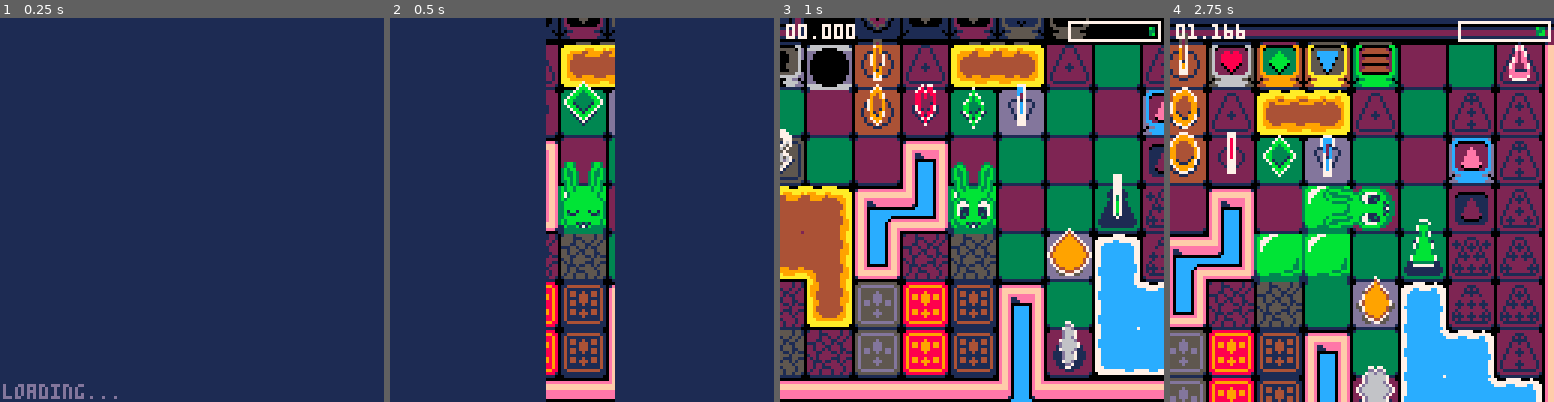
Above: before the commit, frames 1-4 (left to right).
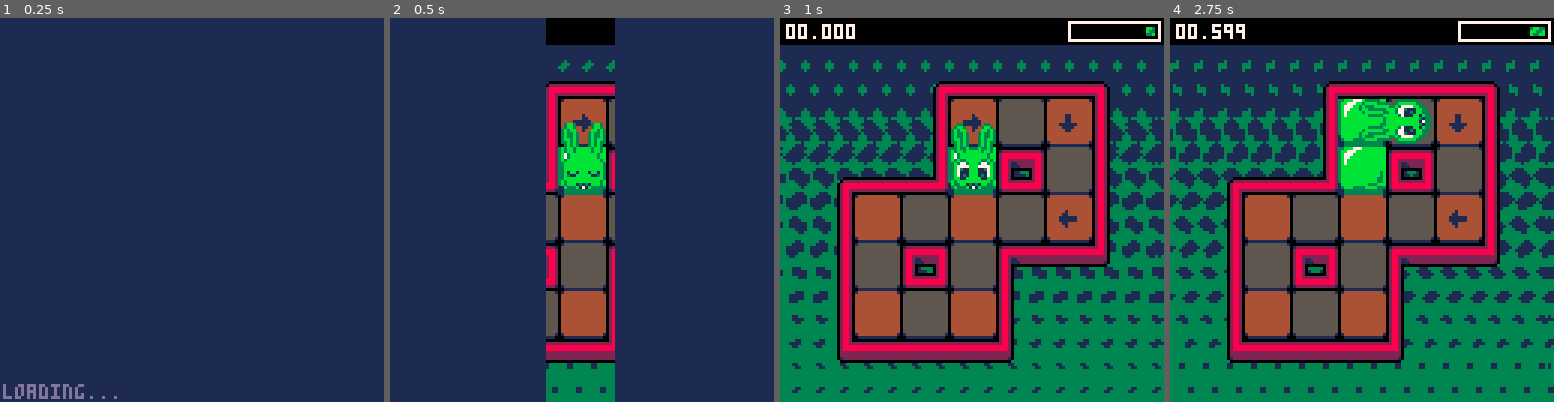
Above: after the commit, the same moments.

Repository: CyanSorcery/blobun_mini
Game: PICO-8 cartridge blobun_mini.p8
Same seed, same stepped clock (60 frames per second), same inputs: the game is played once before the commit and once after it.
Inputs:
- Up to frame 1 (0.25 s): no input
- Up to frame 2 (0.5 s): tap X (X key) at 0.33 s
- Up to frame 3 (1 s): tap O (Z key) at 0.7 s
- Up to frame 4 (2.75 s): tap X (X key) at 1.07, 1.85 s; hold Right 1.6-2.1 s; tap O (Z key) at 1.7, 2.1, 2.5 s; hold Up 2.15-2.42 s; hold Right from 2.47 s (still down)

Frame 1 is identical in both runs. In frame 2, 14% of the frame differs, in the area x 40-59%, y 0-100%; in frame 3, 85%; in frame 4, 92%, in the area x 0-100%, y 0-100%.

Commit message:
background animation

Diff:
--- a/blobun_mini.p8
+++ b/blobun_mini.p8
@@ -61,8 +61,9 @@
  --[[
   g_pal_dark - used for darkening the screen
   g_pal_zappers - color order is cmy, plate/highlight, off/wait/on. use center colors to recolor
+  g_pal_stage_bg - palette used for drawing stage backgrounds
  ]]
- g_pal_dark, g_pal_zappers = str_to_table("0001115525511125",16), str_to_table("155dd6122889142449",6)
+ g_pal_dark, g_pal_zappers, g_pal_stage_bg = str_to_table("0001115525511125",16), str_to_table("155dd6122889142449",6), str_to_table("1c1d437369", 5)
 
  -- parse the level data
  parse_levels()
@@ -76,7 +77,7 @@
  -- send us to the intro
  --unpack_intro()
  --unpack_title()
- unpack_level(2, 1)
+ unpack_level(1, 2)
  --unpack_stage_select()
 
  --cstore(0x0, 0x0, 0x4300, "dummy.p8")
@@ -265,8 +266,9 @@
    g_new_dir - used for input buffering, stores upcoming direction
    g_player_blink - how many frames until the player blinks
    g_slime_trail_anim - animation factor for the player slime trail
+   g_stage_bg_anim - animation factor for stage bg
  ]]
- g_puzz_zapper_turn, g_redraw_zappers, g_level_time, g_level_started, g_new_dir, g_player_blink, g_slime_trail_anim = 0, true, 0, false, -1, 5, 0
+ g_puzz_zapper_turn, g_redraw_zappers, g_level_time, g_level_started, g_new_dir, g_player_blink, g_slime_trail_anim, g_stage_bg_anim = 0, true, 0, false, -1, 5, 0, 0
 
  -- clamp the world index
  _world = mid(1, _world, count(g_levels))
@@ -671,159 +673,158 @@
 
 
 __map__
-707cbbc9b7fdf06d3bd0de6fbb3f68701f6d6f1a326c7e498ee76893a38244be63912cdb2320f624fd40c271afed92f3745c4dc23f6fda6dfb217ae07e9ef689c2fd3ceda2c18ef8ae5cc721b4454f387a4ca4d92284787fd1ef8ff7eef948b6ebfee7d2e87704c1995fe459716cd72f73986156d8464ae57fa6e41069e197e7
-b6fce1d8f95d8a38b3987e4072c4b38459dce4700819d99fb7ed976d9738ba556ce761abd8fe5ce6e8061547b70324f19804fc60871fe60f380edb2fcbe4eab6882b891ff00c95fc22c7b2d921c92f46e69f1da7edda86ebda064f0249987f249363d93299cb9a10cffafdf0c7337ce68febcbed8a3f1c92c31f227918c4a8f7
-993ecf735c89f80e5fd77f9a1b5ed7953cae7f5c4ef170b9e5fcc7e5c1cbe3bda739aeeb8bb0a3fd251775b47d7ee0bc724988e3721cf0873d1d17f5bd644ca57175b7e6973393f0da258e777cc47b8e4f7b47587fc8b1185b63fffffff07fea4f804a912bc35d76ef5031577378d475e572a9ebcbe5d23c4eafb9ee54d5f343
-ee9df2fcd1aef2fc6126cfcce499993c33936766f2cc4c9e99c93333396636636c76d9658c815dc6c8ecffdfdceff3c3f1fae13d76787fd9f24bec4992b8c4f64b5c9be5892d49c4e7175bc7bb2d8b2549e21fb1bdb9d59dc487640df91ffcb7feb13f1cbdaf1fae3d7fdcc2fdb6fde883e3c61f8977c7d776690f9873fb18dc
-4fdb50d8e30f969ce307799f9cd7fbc3ce6b7bfee6f82fc9f3c758afbecbf184fb97b6bfd007c71b24b6e787b60fe9e07edafe40e17cdafe120d04f3cb232c7d72b6c744faaf84fef724d7f3c87b5ccd72e4e23edb8e1ea425993b398eb67fa415ccb985c1d7b63c3c62c29bc9a772f11dcf766cfbbf5c7d923ef4877393a579
-a2592a17e336fd23b6e4d163271b71da76c496cc967f92bd598e25e72be97533916bebcfd4e78d3f1a7f24c191d4ea8e6cf77389e39924de674e0c91c924f14fe61fc029599aff07f5b8b3a7e14c8e2cbfccf2105f1259af81d9fe89ed3944635bd57ccc55e99d789f11f33157fc92c72322d2feaefde35964b1c5972d8c2577
-1e47e624bbe6ba7479275db69b398ee417f1cb8e55bfac632adf755dfb65dbcf48b432662272278ee4f821f1e6057ffcf0875fe87cc3b11f7ec83ff02c07c43289b9087250879bcd012497d49dfd1dea0f2e70f10f8f0476488e497f310ff3de732e976e7f5cfc423d4bf28ec00f8ed40f2226525ba6eba48eec6fd7e1951ed1
-78e48cbdeffc93fc719ff37de211abd8e3b25f3281a8d76935d7651ef3ced64c882462c496f98b637fecd8b163f78ec53fcdb3eed9b167c7e29a1fee3872fcb23cf5ed1f7df61e89270346f28f1d788db10123f9c50e30c6068cb101636cc0c8757c3ff4ecc7a7b2f9a23ffcf0cbf111fed8f187efb9edfbe5935b0a8117643e
-e39d777e390efec05ee49503027ec181134f7765d39f7c3d2a57f31c9eafb7e7f3cb4bfc20b9f48763a77f1284e3cdee23b69c76396d9698f561e7f00f6cd86b56f3c7d1acedfc71fe71ec3afe388e7b91c60f599e799f1d479c4f8f77fbbe977fe6c1953c71fd0ff887ff3f94cfffff6f84ffffdf08ffffbf11feff7f23fcff
-ff46f8ffff8df0ffff1be1ffff37c2ffff6f84ffffdf08ffffbf11feff7f23fcffff46f8ffff8df0ffff1be1ffff37c2ffff6f8401d063fffffff07fea4f80ef14326597badc1ec9548ea86570d4ccf5a4aa76e5b1a689d932380e33cf976b975c673b5f5c6f3b8deb6da771dded34ae1fda695c7fb4d3b87e69a771fdd31e8e
-c3f18bf9632a83641ebb4ca62a04e1314666b319300166c00c9801336066d879fd725e97d73ff937ff886bd7f24b9350e911dfd8327cfb8e8bc3ec5a647d5c2a554763213db20cfb3fdd0fb7c7f3cb79f4f9c799fce2fd47b87ea1cfe99f7fba6d4db4c72fe397e587876ff14fe29a2bc0eb4845daff89031cc39b4b42a2cf95
-26d1fa381212767bae6e5bfff9856e8e5f1844124772f5694a23ff3b39f0e6827f127d1c07a19ee9037f3c935f8ec833b97025f2ff488f6e5b9fedd8b66d2222edff407078bc397e585c47ec8aa7eba8b3fc805f240857960326ae5918572406c0fbf4a8c8fa3f1082fd20a9c5dbd8b577dd8b38cb89a309e69f3c4363d7fae9
-ec3d420476bcfc6277f7c7766c6bff356078f3489c67ecdb731cbb10b71cc9e2c3fedadb6e5b8fedd8d6e9967e477ca47573b81ffe2f72fd507dee95d4926bf98824b2f8b0f9c7932709e662c8991fba6d5bd23f32ffec785d4fb7adfd9fc86c579f3e7daac76a8b25ff10cb9c4d16549f708523dec499b988237379fefae13a
-b6add7b5675bfbafe1b876edfae5891e62c9b73c39d85c43bd4fb85c6f58def8289b238fe7c8d3f67fa038ae35fd125d63f349306f2432a7631e09c9fe39e20dfbc1fbf0e8fa872667586cc77b77fd9fd8a58e3d3daa5b2dd972308df8eac2a63b22d7f1a54bdee42093ef893f2e2c8945fe27e0f8a16ddbfaa5b5e45a2ee249
-fcf1b0598ee1b8dcc7b13fc42dbae5842d6d82dff2b5dbd67b3bb6b5ffcad80fc77a5d5bdfc515ff401c09715eaecbfd241287b167fe49fc91f8e7f2cf75789bfd0f64b23fac6dea58be17ee5fce2fca0fb8ee1f7ef0dd7fb8ba79373bb11badfe5021fa09ff07f2a26bfe596dcbb6c31f4b5cc9d7a7f95b0eafe3f0cb15c7f1
-fc7172fcf3c72ffb47771d9fe6dab66f7f78eef3fd05e7f9a679ebe9711ccde5b8ae1c598e2ed976ac9cd9c8a1e27fc4448f1dafcf9d3f2efef1a97d3b67edb11ec773f6979ecf796e93624ead4b7e38bf5defcea9a7bbaa6fff78be779bfe4f980c95c495a6213fb83cdfbea9a353fda7d7737ddba41ce271ccf0b93cdfbed9
-1cdd337d773dd7b74dff278cf99c72921f72321ef73f3fdcdbbae797b6477ff9637ff4f8e187bbdb76fe13dffd4f8eaae0beaeefdb8e698e69f65ffa7d5fb76ddbb6adffdaa5ceef8f5f12619ee911fbc9f1ff37c3ffff6f84ffffdf08ffffbf11feff7f23fcffff46f8ffff8df0ffff1be1ffff37c2ffff6f84ffffdf08ffff
-bf11feff7f230c0183ffd73fbfffff0fb2bbc30310182028383686d4f5756d65ed252e46869098a0a8483655dd05c6a5e5559ea3ab0309111921293139414951596119bd95ad150e80899199a1a9b1b9c1c9d1d9e1c1040a121a222a323a424a525a621285858b93838a929aa2aab2bac2cad2dae2aa8c08131b23333b434b53
-5b63e3746b7b6b69eaf9eb8acc8d05b40d1424b4fc2d444c545cccd3db636c74e4ebf3030f17878e96f69f244992244992ccd1e3b9fafcf09deffdc31fbfe49f9ffefa6df9efc7dffca07ffefaefcf57fefefcff89bf7eff1ffcf1d3ffe17ff1ffc8ffe4fff2dfffe6fff33ffa3f254992244992fcaffe5fffb3ffdbffeefff7
-3ffc3ffe2fff9fffd3ffebfff6fff7fe7fff0fff87fff18ffffc9fffd7fe2fffefffc5f77ffc9ffff6c7fffd7fffff07feffc1ff5ff8ff0fff7fe2ff5ffcff8dfffff1ff47feffc9ff5f81fc7ffe27f9feffcbfff5e7ffc3fff8ff3ffc5fc2cfbffdf1ff67feffcdffdff9ff3fff7fe8ff1ffdffa5fffff4ffa7feffd5ffdffa
-ff5fff7f4cf3ffcffefdff6b4e7f5fffffe1fffc3ffde3ffc4ffe5ffbffdffb9ff7f972449922449f2fff7feffdfff1ffcff87ff7ff1ff3ffeffc9ff7ff9ff37ffffe7ff1ffdffa7ff7f1534e7f9ff5fffb7ff87fff3ffe4e93ffcffd9dffef8ff7bfffff6ffeffeffdfff3fdcff7ffcff97fffff3ff9ffeffd7ff7ffbff7fe7
-8fe3ff8fdfcffff8d7ff813a955f7ffbe1ff9ffffff5fffffeffe7fffffdffdfffffff80e7ffff0772fd3ee4fcffff02dfffff1ffcff7fc23fbffff3c379fc78fcffffc0ffff0ffcffffc2ffff0ffc16ff243fdd3bcfffc32fff93feff7fc3ffe6f727911ffbffff0fffff1ff1ffff07ffff3f71e3e5f8ffff8aff43ffffffe2
-39f667ffff3fe3975fffff7fe3ccffe4cf3ae4fff4bf92e787f89ffdd7fffffaffff1dfffffff1ffff217ffff7ffff23ffff5ff2ffff27499224499224f6ffff29ffffbff2ffff2d7fefffff5ffeff3fe6ffff677ef2ff97fe0ffeffebffd4fea7fffdff7fcdffffdffcff7f4e9224499224c9ff62ffffbff3ffff3dfffffff3
-bf74fd4ffdff87ff7f091fa1fffffff0ffe93f102a3596db7f48fcffff15e1ffff37c2ffff6f84ffffdf08ffffbf11feff7f23fcffff46f8ffff8df0ffff1be1ffff37c2ffff6f84ffffdf08ffffbf11feff7f23fcffff46f8ffff8df0ffff1be1ffff37c2ffff6f84ffffdf08ffffbf11feff7f23fcffff46f8ffff8df0ffff
-1be1ffff37c2ffff6f84ffffdf08ffffbf11feff7f23ecc8f47025f6ac9ab492fa7f25bbbeefdcf61dddbbedd8bd1f76ee8ffdd0efed1f3fec9cfb5dbe9de7f5fc71f97f3fc9b53dbff8c31fdf768ab7dbb1edde766c13e9b65fb67569137d7e207eb0ebfd438e371efdc3c1e38f208fefe69cd386fde175fce10dce3c3f4c5c
-9abce68f38f63cb7f48fa47f78e7971fbcfb25679e3ccb1f831dfbe4128f5d386ff9e1d975d7cefc020e0000000000000000000000000000000000000000000000000000000000000000000000000000000000000000000000000000000000000000000000000000000000000000000000000000000000000000000000000000
-…(130 lines of a section not shown)…
+84787fd1ef8ff7eef948b6ebfee7d2e87704c1995fe459716cd72f73986156d8464ae57fa6e41069e197e7b6fce1d8f95d8a38b3987e4072c4b38459dce4700819d99fb7ed976d9738ba556ce761abd8fe5ce6e8061547b70324f19804fc60871fe60f380edb2fcbe4eab6882b891ff00c95fc22c7b2d921c92f46e69f1da7ed
+da86ebda064f0249987f249363d93299cb9a10cffafdf0c7337ce68febcbed8a3f1c92c31f227918c4a8f7993ecf735c89f80e5fd77f9a1b5ed7953cae7f5c4ef170b9e5fcc7e5c1cbe3bda739aeeb8bb0a3fd251775b47d7ee0bc724988e3721cf0873d1d17f5bd644ca57175b7e6973393f0da258e777cc47b8e4f7b47587f
+c8b1185b63fffffff07fea4f804a912bc35d76ef5031577378d475e572a9ebcbe5d23c4eafb9ee54d5f343ee9df2fcd1aef2fc6126cfcce499993c33936766f2cc4c9e99c93333396636636c76d9658c815dc6c8ecffdfdceff3c3f1fae13d76787fd9f24bec4992b8c4f64b5c9be5892d49c4e7175bc7bb2d8b2549e21fb1bd
+b9d59dc487640df91ffcb7feb13f1cbdaf1fae3d7fdcc2fdb6fde883e3c61f8977c7d776690f9873fb18dc4fdb50d8e30f969ce307799f9cd7fbc3ce6b7bfee6f82fc9f3c758afbecbf184fb97b6bfd007c71b24b6e787b60fe9e07edafe40e17cdafe120d04f3cb232c7d72b6c744faaf84fef724d7f3c87b5ccd72e4e23edb
+8e1ea425993b398eb67fa415ccb985c1d7b63c3c62c29bc9a772f11dcf766cfbbf5c7d923ef4877393a579a2592a17e336fd23b6e4d163271b71da76c496cc967f92bd598e25e72be97533916bebcfd4e78d3f1a7f24c191d4ea8e6cf77389e39924de674e0c91c924f14fe61fc029599aff07f5b8b3a7e14c8e2cbfccf2105f
+1259af81d9fe89ed3944635bd57ccc55e99d789f11f33157fc92c72322d2feaefde35964b1c5972d8c25771e47e624bbe6ba7479275db69b398ee417f1cb8e55bfac632adf755dfb65dbcf48b432662272278ee4f821f1e6057ffcf0875fe87cc3b11f7ec83ff02c07c43289b9087250879bcd012497d49dfd1dea0f2e70f10f
+8f0476488e497f310ff3de732e976e7f5cfc423d4bf28ec00f8ed40f2226525ba6eba48eec6fd7e1951ed178e48cbdeffc93fc719ff37de211abd8e3b25f3281a8d76935d7651ef3ced64c882462c496f98b637fecd8b163f78ec53fcdb3eed9b167c7e29a1fee3872fcb23cf5ed1f7df61e89270346f28f1d788db10123f9c5
+0e30c6068cb101636cc0c8757c3ff4ecc7a7b2f9a23ffcf0cbf111fed8f187efb9edfbe5935b0a8117643ee39d777e390efec05ee49503027ec181134f7765d39f7c3d2a57f31c9eafb7e7f3cb4bfc20b9f48763a77f1284e3cdee23b69c76396d9698f561e7f00f6cd86b56f3c7d1acedfc71fe71ec3afe388e7b91c60f599e
+799f1d479c4f8f77fbbe977fe6c1953c71fd0ff887ff3f94cfffff6f84ffffdf08ffffbf11feff7f23fcffff46f8ffff8df0ffff1be1ffff37c2ffff6f84ffffdf08ffffbf11feff7f23fcffff46f8ffff8df0ffff1be1ffff37c2ffff6f8401d063fffffff07fea4f80ef14326597badc1ec9548ea86570d4ccf5a4aa76e5b1
+a689d932380e33cf976b975c673b5f5c6f3b8deb6da771dded34ae1fda695c7fb4d3b87e69a771fdd31e8ec3f18bf9632a83641ebb4ca62a04e1314666b319300166c00c9801336066d879fd725e97d73ff937ff886bd7f24b9350e911dfd8327cfb8e8bc3ec5a647d5c2a554763213db20cfb3fdd0fb7c7f3cb79f4f9c799fc
+e2fd47b87ea1cfe99f7fba6d4db4c72fe397e587876ff14fe29a2bc0eb4845daff89031cc39b4b42a2cf9526d1fa381212767bae6e5bfff9856e8e5f1844124772f5694a23ff3b39f0e6827f127d1c07a19ee9037f3c935f8ec833b97025f2ff488f6e5b9fedd8b66d2222edff407078bc397e585c47ec8aa7eba8b3fc805f24
+0857960326ae5918572406c0fbf4a8c8fa3f1082fd20a9c5dbd8b577dd8b38cb89a309e69f3c4363d7fae9ec3d420476bcfc6277f7c7766c6bff356078f3489c67ecdb731cbb10b71cc9e2c3fedadb6e5b8fedd8d6e9967e477ca47573b81ffe2f72fd507dee95d4926bf98824b2f8b0f9c7932709e662c8991fba6d5bd23f32
+ffec785d4fb7adfd9fc86c579f3e7daac76a8b25ff10cb9c4d16549f708523dec499b988237379fefae13ab6add7b5675bfbafe1b876edfae5891e62c9b73c39d85c43bd4fb85c6f58def8289b238fe7c8d3f67fa038ae35fd125d63f349306f2432a7631e09c9fe39e20dfbc1fbf0e8fa872667586cc77b77fd9fd8a58e3d3d
+aa5b2dd972308df8eac2a63b22d7f1a54bdee42093ef893f2e2c8945fe27e0f8a16ddbfaa5b5e45a2ee249fcf1b0598ee1b8dcc7b13fc42dbae5842d6d82dff2b5dbd67b3bb6b5ffcad80fc77a5d5bdfc515ff401c09715eaecbfd241287b167fe49fc91f8e7f2cf75789bfd0f64b23fac6dea58be17ee5fce2fca0fb8ee1f7e
+f0dd7fb8ba79373bb11badfe5021fa09ff07f2a26bfe596dcbb6c31f4b5cc9d7a7f95b0eafe3f0cb15c7f1fc7172fcf3c72ffb47771d9fe6dab66f7f78eef3fd05e7f9a679ebe9711ccde5b8ae1c598e2ed976ac9cd9c8a1e27fc4448f1dafcf9d3f2efef1a97d3b67edb11ec773f6979ecf796e93624ead4b7e38bf5defcea9
+a7bbaa6fff78be779bfe4f980c95c495a6213fb83cdfbea9a353fda7d7737ddba41ce271ccf0b93cdfbed91cdd337d773dd7b74dff278cf99c72921f72321ef73f3fdcdbbae797b6477ff9637ff4f8e187bbdb76fe13dffd4f8eaae0beaeefdb8e698e69f65ffa7d5fb76ddbb6adffdaa5ceef8f5f12619ee911fbc9f1ff37c3
+ffff6f84ffffdf08ffffbf11feff7f23fcffff46f8ffff8df0ffff1be1ffff37c2ffff6f84ffffdf08ffffbf11feff7f230c0183ffd73fbfffff0fb2bbc30310182028383686d4f5756d65ed252e46869098a0a8483655dd05c6a5e5559ea3ab0309111921293139414951596119bd95ad150e80899199a1a9b1b9c1c9d1d9e1
+c1040a121a222a323a424a525a621285858b93838a929aa2aab2bac2cad2dae2aa8c08131b23333b434b535b63e3746b7b6b69eaf9eb8acc8d05b40d1424b4fc2d444c545cccd3db636c74e4ebf3030f17878e96f69f244992244992ccd1e3b9fafcf09deffdc31fbfe49f9ffefa6df9efc7dffca07ffefaefcf57fefefcff89
+bf7eff1ffcf1d3ffe17ff1ffc8ffe4fff2dfffe6fff33ffa3f254992244992fcaffe5fffb3ffdbffeefff73ffc3ffe2fff9fffd3ffebfff6fff7fe7fff0fff87fff18ffffc9fffd7fe2fffefffc5f77ffc9ffff6c7fffd7fffff07feffc1ff5ff8ff0fff7fe2ff5ffcff8dfffff1ff47feffc9ff5f81fc7ffe27f9feffcbfff5
+e7ffc3fff8ff3ffc5fc2cfbffdf1ff67feffcdffdff9ff3fff7fe8ff1ffdffa5fffff4ffa7feffd5ffdffaff5fff7f4cf3ffcffefdff6b4e7f5fffffe1fffc3ffde3ffc4ffe5ffbffdffb9ff7f972449922449f2fff7feffdfff1ffcff87ff7ff1ff3ffeffc9ff7ff9ff37ffffe7ff1ffdffa7ff7f1534e7f9ff5fffb7ff87ff
+f3ffe4e93ffcffd9dffef8ff7bfffff6ffeffeffdfff3fdcff7ffcff97fffff3ff9ffeffd7ff7ffbff7fe78fe3ff8fdfcffff8d7ff813a955f7ffbe1ff9ffffff5fffffeffe7fffffdffdfffffff80e7ffff0772fd3ee4fcffff02dfffff1ffcff7fc23fbffff3c379fc78fcffffc0ffff0ffcffffc2ffff0ffc16ff243fdd3b
+cfffc32fff93feff7fc3ffe6f727911ffbffff0fffff1ff1ffff07ffff3f71e3e5f8ffff8aff43ffffffe239f667ffff3fe3975fffff7fe3ccffe4cf3ae4fff4bf92e787f89ffdd7fffffaffff1dfffffff1ffff217ffff7ffff23ffff5ff2ffff27499224499224f6ffff29ffffbff2ffff2d7fefffff5ffeff3fe6ffff677e
+f2ff97fe0ffeffebffd4fea7fffdff7fcdffffdffcff7f4e9224499224c9ff62ffffbff3ffff3dfffffff3bf74fd4ffdff87ff7f091fa1fffffff0ffe93f102a3596db7f48fcffff15e1ffff37c2ffff6f84ffffdf08ffffbf11feff7f23fcffff46f8ffff8df0ffff1be1ffff37c2ffff6f84ffffdf08ffffbf11feff7f23fc
+ffff46f8ffff8df0ffff1be1ffff37c2ffff6f84ffffdf08ffffbf11feff7f23fcffff46f8ffff8df0ffff1be1ffff37c2ffff6f84ffffdf08ffffbf11feff7f23ecc8f47025f6ac9ab492fa7f25bbbeefdcf61dddbbedd8bd1f76ee8ffdd0efed1f3fec9cfb5dbe9de7f5fc71f97f3fc9b53dbff8c31fdf768ab7dbb1edde76
+6c13e9b65fb67569137d7e207eb0ebfd438e371efdc3c1e38f208fefe69cd386fde175fce10dce3c3f4c5c9abce68f38f63cb7f48fa47f78e7971fbcfb25679e3ccb1f831dfbe4128f5d386ff9e1d975d7cefc020e00000000000000000000000000000000000000000000000000000000000000000000000000000000000000
+…(130 lines of a section not shown)…
--- a/res/s_game.p8
+++ b/res/s_game.p8
@@ -73,22 +73,22 @@
 0dd15155555551dd0ddddddddddddddd0dd15555555151dd0ddddddddddddddd076666666666666706666dddd666ddd605155155515551550212212221222122
 01d15155555551d101ddddddddddddd101d15555555151d101ddddddddddddd10677777777777776076666666666666701555155515515510122212221221221
 00111111111111100011111111111110001111111111111000111111111111100055555555555550007777777777777000111111111111100011111111111110
-00dddddd000ddddd2110101121101011211010112110101121101011211010110007700000000000000000000000000055555550222222202222222000000000
-00dddddd000ddddd10000000100000001000000010000000100000001000000007777770000770000000000000000000dddddd55888888224444442200777700
-000ddddd0000dddd12220444122204441222040412220444122204441222044407777770007777000007700000000000555555d5222222822222224207567770
-000ddddd0000dddd02020004020200040202040402020400020204000202000477777777077777700077770000077000d55555d5822222824224424275677777
-0000dddd000000dd12220444122200441222044412220444122204441222000477777777077777700077770000077000dd5555d5882882824424424276700777
-000000dd0000000000020400000200040002000400020004000204040002000407777770007777000007700000000000dd5555d588288282442222427d700767
-000000000000000010020444100204441002000410020444100204441002000407777770000770000000000000000000dd5dd5d588222282442442427dd77657
-000000000000000010000000100000001000000010000000100000001000000000077000000000000000000000000000d55dd5d5822222824224424207dd6570
-000017002110101121101011211010112110101121101011211010112110101100000000000000000000000000000000555555d5222222822222224200755700
-000013001000000010000000100000001000000010000000100000001000000007000070000700000000000000000000d55555d5822882824224424200756770
-000031001222004012220444166606661222040412220444122204441222044400700700000770000070070000070000dd5555d5882882824424424200766567
-000000000202004002020004060006060202040402020400020204000202000400077000007777700007700000000700d55555d5822222824222224200766d67
-000000001222004012220444166606661222044412220444122204441222000400077000077777000007700000700000555555d5222222822222224200765770
-000000000202004002020400060600060202000402020004020204040202000400700700000770000070070000007000dddddd558888882244444422007d6700
-00000000120200401202044416660666120200041202044412020444120200040700007000007000000000000000000055555551222222212222222100077000
-00000000100000001000000010000000100000001000000010000000100000000000000000000000000000000000000011111110111111101111111000000000
+00dddddd000ddddd0070000007770000077700007777770777777777777777777777777777777777000000000000000055555550222222202222222000000000
+00dddddd000ddddd00000000007000007777770777777777777777777777777777777777777777770000000000000000dddddd55888888224444442200777700
+000ddddd0000dddd00000000000000007777700077777000777770077777777777777777777777770000000000000000555555d5222222822222224207567770
+000ddddd0000dddd00000000000000000777000007770000777700007777700077777007777770070000000000000000d55555d5822222824224424275677777
+0000dddd000000dd00000000000000000777000000700000077000000777000077770000777770070000000000000000dd5555d5882882824424424276700777
+000000dd0000000000000000000000000070000000700000077000000777000077777007777777770000000000000000dd5555d588288282442222427d700767
+000000000000000000700000007000000070000007770000777700007777700077777777777777770000000000000000dd5dd5d588222282442442427dd77657
+000000000000000007770000077700000777000077777000777770077777777777777777777777770000000000000000d55dd5d5822222824224424207dd6570
+000017002110101100000000000000000007700000000000000000000000000000000000000000000000000000000000555555d5222222822222224200755700
+000013001000000000000000000000000777777000077000000000000000000007000070000700000000000000000000d55555d5822882824224424200756770
+000031001222004000000000000000000777777000777700000770000000000000700700000770000070070000070000dd5555d5882882824424424200766567
+000000000202004000000000000000007777777707777770007777000007700000077000007777700007700000000700d55555d5822222824222224200766d67
+000000001222004000000000000000007777777707777770007777000007700000077000077777000007700000700000555555d5222222822222224200765770
+000000000202004000000000000000000777777000777700000770000000000000700700000770000070070000007000dddddd558888882244444422007d6700
+00000000120200400000000000000000077777700007700000000000000000000700007000007000000000000000000055555551222222212222222100077000
+00000000100000000000000000000000000770000000000000000000000000000000000000000000000000000000000011111110111111101111111000000000
 444444440000000000000000aaaaaaaa0aa94444aa9944440aa94444aa994444444449aa444449aa444449aa444449aa44444444444444444444444444444444
 44444444aaaaaaa000aaaaaaaaaaaaaa0aa94444a99944440aa94444a9994444444449aa444449aa4444499a4444499a44444444444444444444444444444444
 44444444aaaaaaaa0aaaaaaa999999990aa99444999444440aa9944499944444444499aa444499aa444444994444449944444444444444444444444444444444
--- a/scripts/s_gameplay.lua
+++ b/scripts/s_gameplay.lua
@@ -25,13 +25,29 @@
  -- stop updating the sprite sheet
  poke(0x5f55,0x60)
 
+ -- clear the background
+ cls(g_pal_stage_bg[1][g_puzz_world_index])
+ pal(7, g_pal_stage_bg[2][g_puzz_world_index])
+ -- draw the background
+ for i=0,15 do
+  for _x=0,120,8 do
+   spr(146 + i \ 2, _x, i << 3)
+  end
+ end
+ pal()
+ -- apply funky animation to background
+ poke(0x5f54, 0x60)
+ local _yend
+ for _y=0,127 do
+  sspr(0, _y, 128, 1, sin(g_stage_bg_anim + (_y >> 4)) * 1.4, _y)
+ end
+ poke(0x5f54, 0x00)
+
  -- set our camera position
  camera(g_cam_x, g_cam_y)
+
  -- get ready to draw the map, using white as the transparent color
  palt(0b0000000100000000)
- -- clear the background
- _t = {3, 12, 1, 6, 4}
- cls(_t[g_puzz_world_index])
  -- draw the puzzle floor
  map(0, 0, 0, 0, 32, 32, 1)
  -- now draw the map again, with flipped tiles only
@@ -55,7 +71,6 @@
  -- get ready to draw the status bar at the top
  camera(0, 0)
 
-
  -- cpu
  --?flr((stat(1)) * 100).."%", 72, 122, 7
  -- mem
@@ -216,6 +231,9 @@
 
  g_slime_trail_anim += 0.075
  g_slime_trail_anim %= 1
+
+ g_stage_bg_anim += 0.015
+ g_stage_bg_anim %= 1
 
  -- update blinking
  g_player_blink -= 1
--- a/scripts/s_particles.lua
+++ b/scripts/s_particles.lua
@@ -7,21 +7,21 @@
  local _xfin, _yfin, _deg
  for i=0,0.9,0.1 do
   _xfin, _yfin, _deg = _x + (cos(i) * 4), _y + (sin(i) * 4), i * 360
-  part_create(_xfin, _yfin, 0.9, _deg, 152, 155, rnd(_col), 12)
-  part_create(_xfin, _yfin, 1.8, _deg, 152, 155, rnd(_col), 8)
+  part_create(_xfin, _yfin, 0.9, _deg, 164, 167, rnd(_col), 12)
+  part_create(_xfin, _yfin, 1.8, _deg, 164, 167, rnd(_col), 8)
  end
 end
 
 function part_create_octogem(_x1, _y1, _x2, _y2)
  local _xfin, _yfin
  for i=0,0.8, 0.2 do
-  part_create(lerp(_x1, _x2, i), lerp(_y1, _y2, i), 0, 0, 152, 155, 14, lerp(5, 12, i))
+  part_create(lerp(_x1, _x2, i), lerp(_y1, _y2, i), 0, 0, 164, 167, 14, lerp(5, 12, i))
  end
  part_create_item_grab(_x2, _y2, {14, 7})
 end
 function part_create_item_grab(_x, _y, _col)
  for i=0,0.9,0.1 do
-  part_create(_x + (cos(i) * 4), _y + (sin(i) * 4), 0.8, i * 360, 152, 155, rnd(_col), 8)
+  part_create(_x + (cos(i) * 4), _y + (sin(i) * 4), 0.8, i * 360, 164, 167, rnd(_col), 8)
  end
 end
 
@@ -31,7 +31,7 @@
 end
 ]]
 
--- sphere 152, 155
+-- sphere 164, 167
 -- sparkle 168, 171
 
 function proc_particles()
Not shown, changed: 62 lines of the sprite sheet (__gfx__) section of blobun_mini.p8
Not shown, changed: res/s_game.png
